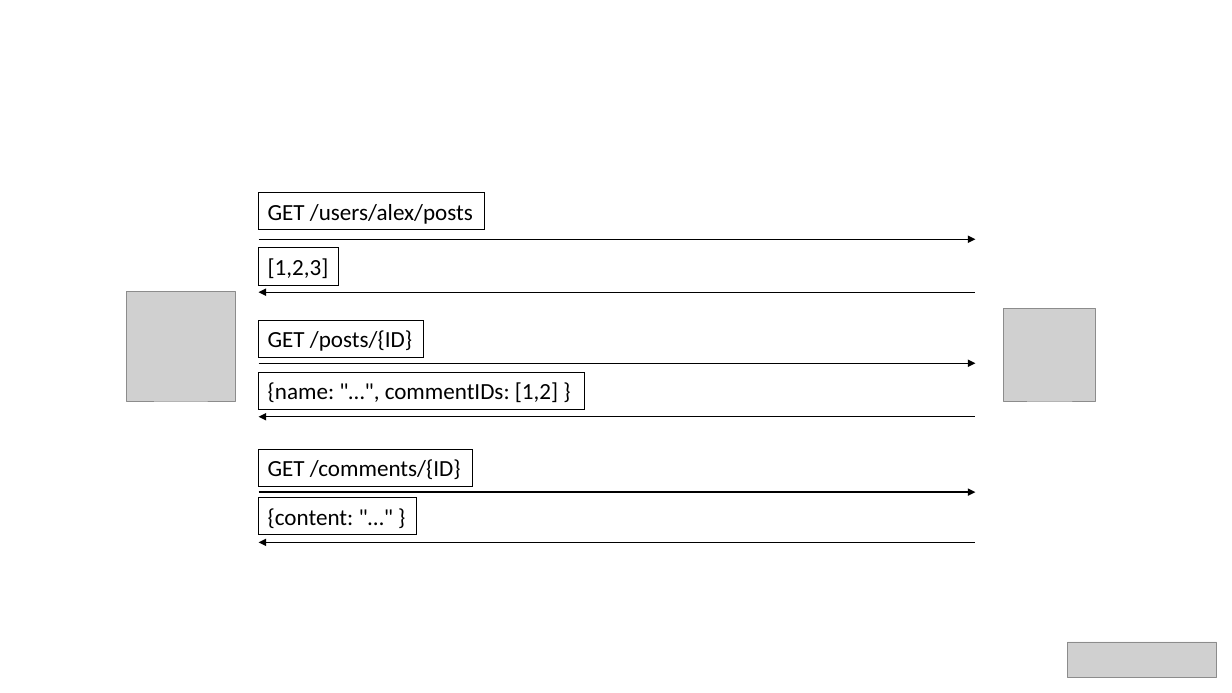
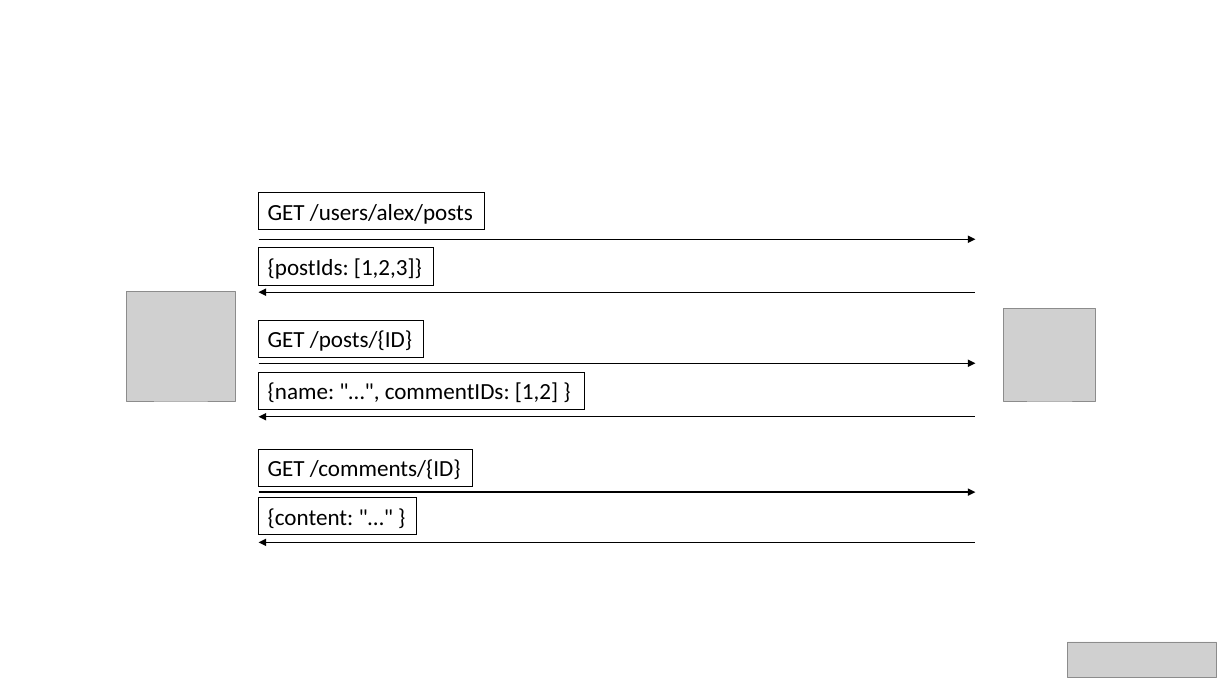
Before and after one commit to bytePassion/GraphQL-Talk, a slide deck: slide 5 of slides/GraphqlSlides.pptx. Drawn at 1232x693 pixels with LibreOffice and Linux fonts; fonts in the diff are those of the drawing; grey boxes stand for pictures. Boxes give left, top, right and bottom in pixels: in the first picture for what was removed or moved away, otherwise in the second. Text is boxed around its words. In the diff, an @@ line names an element or a change of style, - is before the commit and + after.

```diff
--- a/slides/GraphqlSlides.pptx
+++ b/slides/GraphqlSlides.pptx
@@ rectangle "{postIds: [1,2,3]}": place and size @@
-rectangle "{postIds: [1,2,3]}" at [259,248,339,285]
+rectangle "{postIds: [1,2,3]}" at [259,248,433,285]
@@ text in rectangle at [268,258,422,279]: text changed @@
-[1,2,3]
+{postIds: [1,2,3]}
```
Also in this commit, not shown: 3 other slides changed, 1 slide added.
